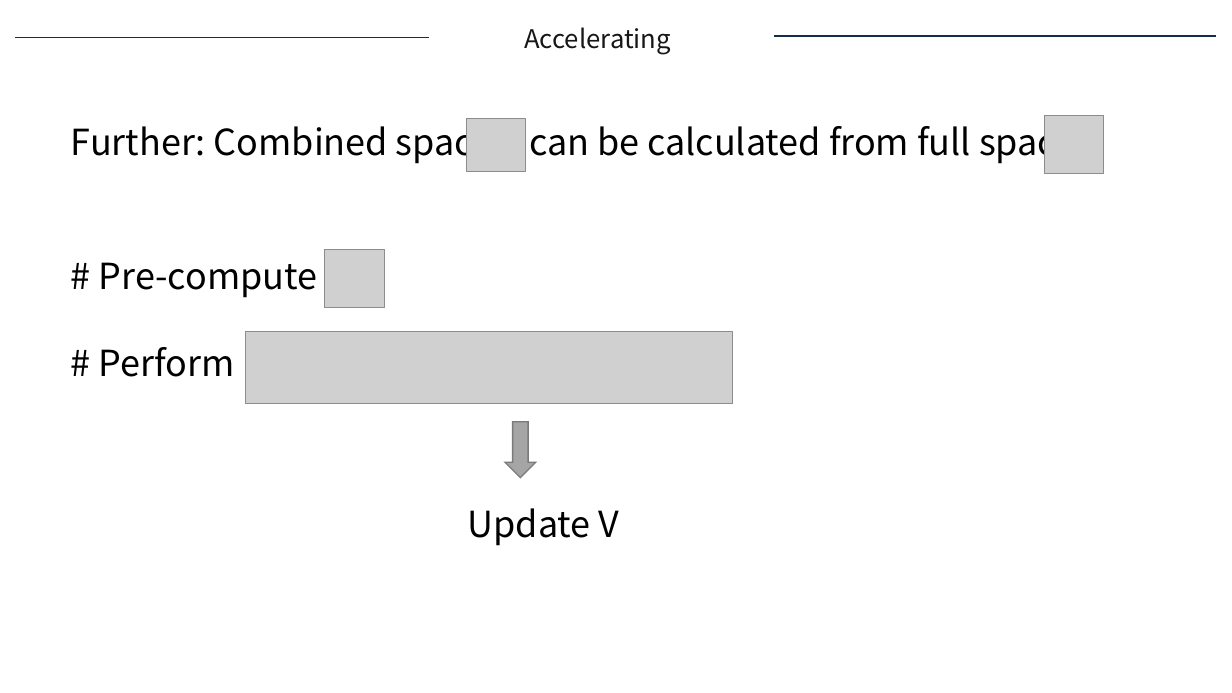
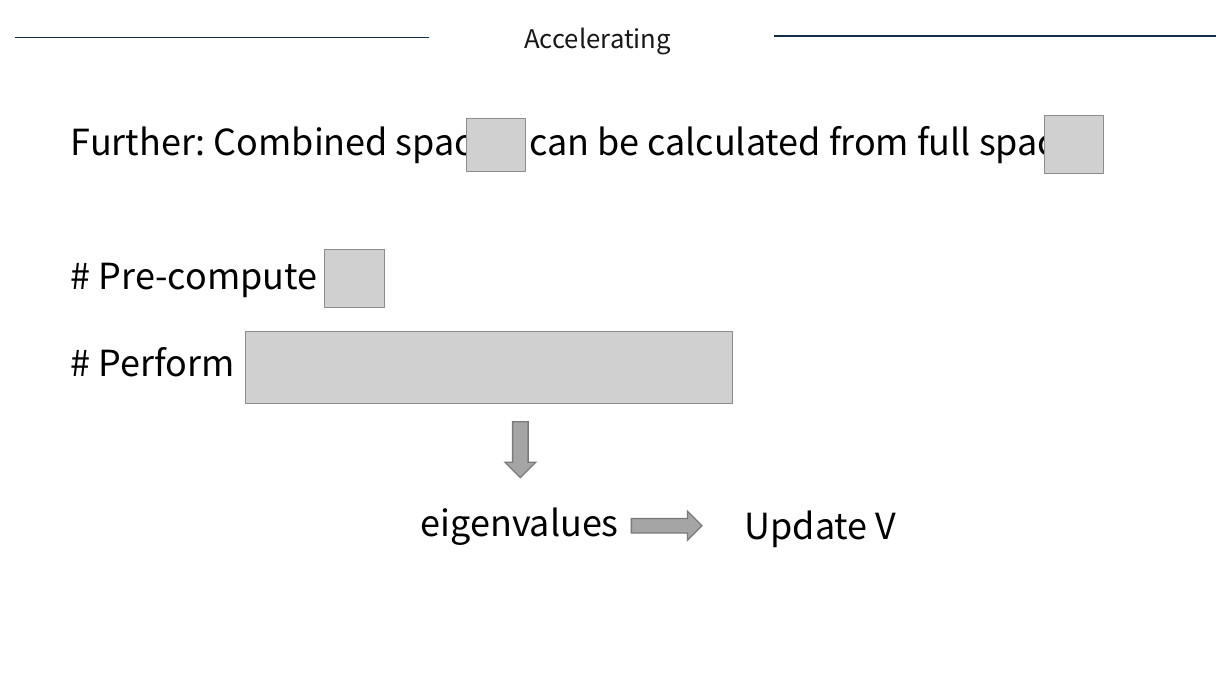
Before and after one commit to MLgroupNov16/NR-Kmeans, a slide deck: slide 12 of PPT/Discovering Non-Redundant K-means Clusteringd in Optimal Subspaces.pptx. Drawn at 1232x693 pixels with LibreOffice and Linux fonts; fonts in the diff are those of the drawing; grey boxes stand for pictures. Boxes give left, top, right and bottom in pixels: in the first picture for what was removed or moved away, otherwise in the second. Text is boxed around its words. In the diff, an @@ line names an element or a change of style, - is before the commit and + after.

```diff
--- a/PPT/Discovering Non-Redundant K-means Clusteringd in Optimal Subspaces.pptx
+++ b/PPT/Discovering Non-Redundant K-means Clusteringd in Optimal Subspaces.pptx
@@ text added at (421, 507, 619, 545), 28 pt, text #000000 @@
+eigenvalues
@@ text "Update V": place and size @@
-text "Update V" at (468, 508, 620, 546)
+text "Update V" at (745, 510, 897, 548)
@@ right arrow added at (631, 511, 701, 540), fill #A5A5A5, outline #7A7A7A 1 pt @@
```
